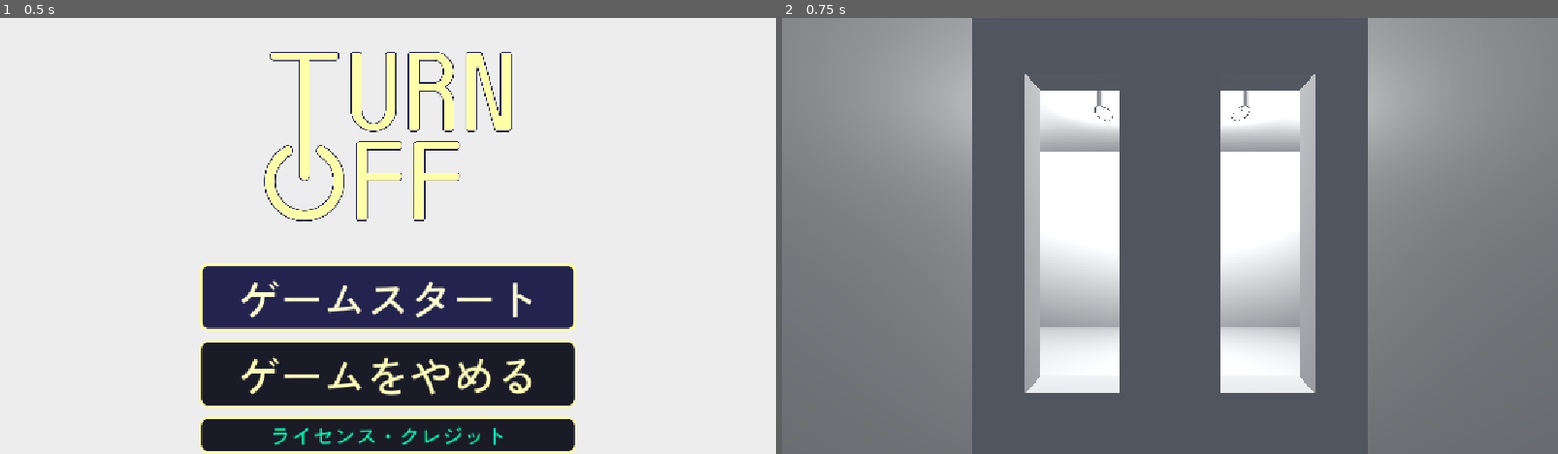
Above: before the commit, frames 1-2 (left to right).
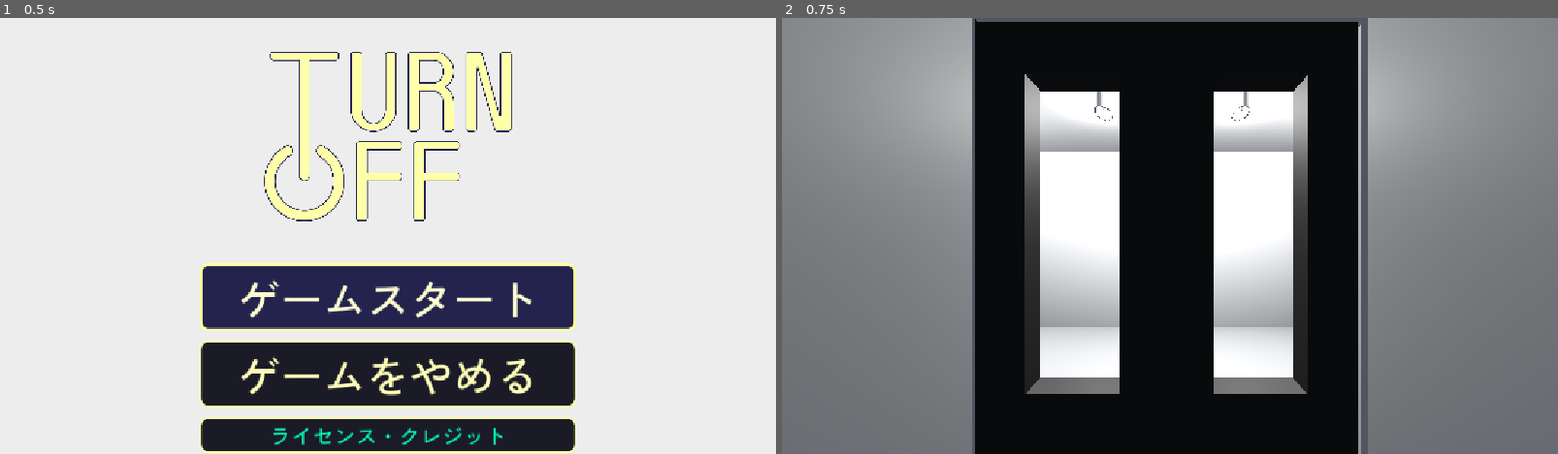
Above: after the commit, the same moments.

Repository: kinako-omiso/Summer_HoEi
Game: Godot game, scene res://title.tscn
The game is run twice, just before and just after one commit, with the same random seed, the same clock (stepped at 60 frames per second) and the same inputs. Sound files missing from this copy of the repository are replaced by a short silence.
Inputs:
- Up to frame 1 (0.5 s): no input
- Up to frame 2 (0.75 s): click "ゲームスタート" at 0.5 s

Frame 1 is identical in both runs. In frame 2, 36% of the frame differs, in the area x 24-75%, y 0-100%.

Commit message:
#64　エレベーターの扉のモデルを更新

Diff:
--- a/assets/3DModel/elevator_door.tscn
+++ b/assets/3DModel/elevator_door.tscn
@@ -1,47 +1,43 @@
-[gd_scene load_steps=5 format=3]
+[gd_scene format=3 uid="uid://bvnl7w4fealvw"]
 
-[ext_resource type="PackedScene" path="res://assets/3DModel/elevator_door.glb" id="1_model"]
-[ext_resource type="Script" path="res://elevator_door.gd" id="2_script"]
+[ext_resource type="PackedScene" uid="uid://dqhe8v28pvwtg" path="res://assets/3DModel/elevator_door_cc.glb" id="2_qyaw2"]
+[ext_resource type="Script" uid="uid://bb2amah37grt6" path="res://elevator_door.gd" id="2_script"]
 
 [sub_resource type="BoxShape3D" id="BoxShape_model"]
 size = Vector3(1.361738, 4.639905, 0.236244)
 
 [sub_resource type="BoxShape3D" id="BoxShape_proximity"]
-size = Vector3(3.0, 2.0, 3.0)
+size = Vector3(3, 2, 3)
 
-[node name="ElevatorDoor" type="Node3D" groups=["elevator_doors"]]
+[node name="ElevatorDoor" type="Node3D" unique_id=456257197 groups=["elevator_doors"]]
 script = ExtResource("2_script")
 
-[node name="DoorPanelLeft" type="AnimatableBody3D" parent="."]
-position = Vector3(-0.680869, 0, 0)
+[node name="DoorPanelLeft" type="AnimatableBody3D" parent="." unique_id=531220083]
+transform = Transform3D(1, 0, 0, 0, 1, 0, 0, 0, 1, -0.680869, 0, 0)
 collision_layer = 4
 collision_mask = 0
-sync_to_physics = true
 
-[node name="Model" parent="DoorPanelLeft" instance=ExtResource("1_model")]
-position = Vector3(0.636256, 0.301577, 1.549337)
+[node name="elevator_door_cc" parent="DoorPanelLeft" unique_id=20310480 instance=ExtResource("2_qyaw2")]
+transform = Transform3D(1, 0, 0, 0, 1, 0, 0, 0, 1, 0.6383919, 0.2975009, 1.551858)
 
-[node name="CollisionShape3D" type="CollisionShape3D" parent="DoorPanelLeft"]
+[node name="CollisionShape3D" type="CollisionShape3D" parent="DoorPanelLeft" unique_id=51634597]
 shape = SubResource("BoxShape_model")
 
-[node name="DoorPanelRight" type="AnimatableBody3D" parent="."]
-position = Vector3(0.680869, 0, 0)
+[node name="DoorPanelRight" type="AnimatableBody3D" parent="." unique_id=1142952200]
+transform = Transform3D(1, 0, 0, 0, 1, 0, 0, 0, 1, 0.680869, 0, 0)
 collision_layer = 4
 collision_mask = 0
-sync_to_physics = true
 
-[node name="Model" parent="DoorPanelRight" instance=ExtResource("1_model")]
-position = Vector3(0.636256, 0.301577, 1.549337)
+[node name="elevator_door_cc" parent="DoorPanelRight" unique_id=771870556 instance=ExtResource("2_qyaw2")]
+transform = Transform3D(1, 0, 0, 0, 1, 0, 0, 0, 1, 0.5867846, 0.29236102, 1.5511123)
 
-[node name="CollisionShape3D" type="CollisionShape3D" parent="DoorPanelRight"]
+[node name="CollisionShape3D" type="CollisionShape3D" parent="DoorPanelRight" unique_id=1619016274]
 shape = SubResource("BoxShape_model")
 
-[node name="ProximityArea" type="Area3D" parent="."]
-position = Vector3(0, -1.32, -1.5)
+[node name="ProximityArea" type="Area3D" parent="." unique_id=1280434366]
+transform = Transform3D(1, 0, 0, 0, 1, 0, 0, 0, 1, 0, -1.32, -1.5)
 collision_layer = 0
-collision_mask = 1
-monitoring = true
 monitorable = false
 
-[node name="CollisionShape3D" type="CollisionShape3D" parent="ProximityArea"]
+[node name="CollisionShape3D" type="CollisionShape3D" parent="ProximityArea" unique_id=1978088710]
 shape = SubResource("BoxShape_proximity")
Binary file added: assets/3DModel/elevator_door_cc.glb
Not shown, added: assets/3DModel/elevator_door_cc.glb.import
Not shown, added: assets/3DModel/エレベーター扉カラー.blend.import
Not shown, added: assets/3DModel/エレベーター扉カラー.blend
